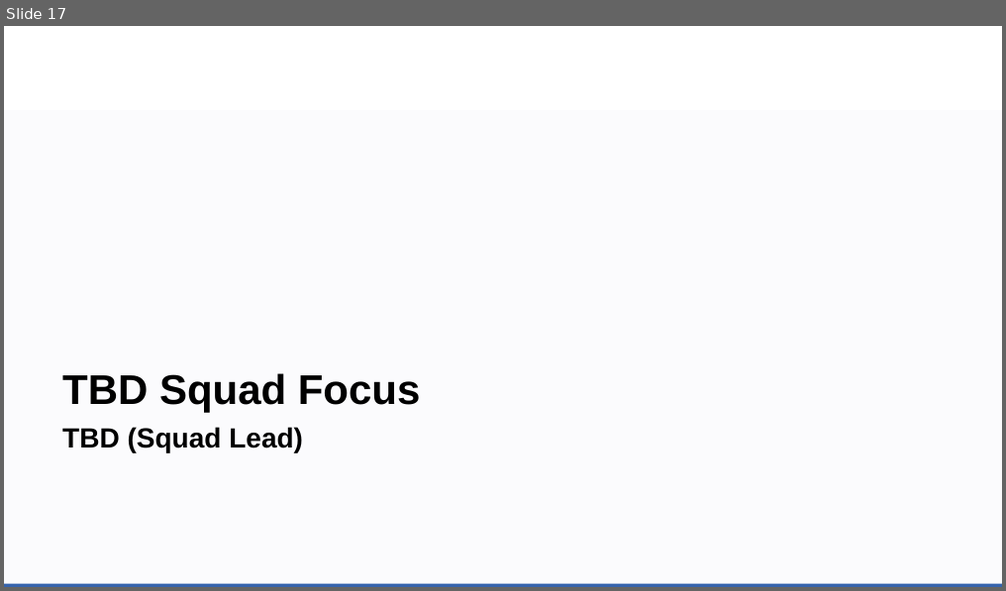
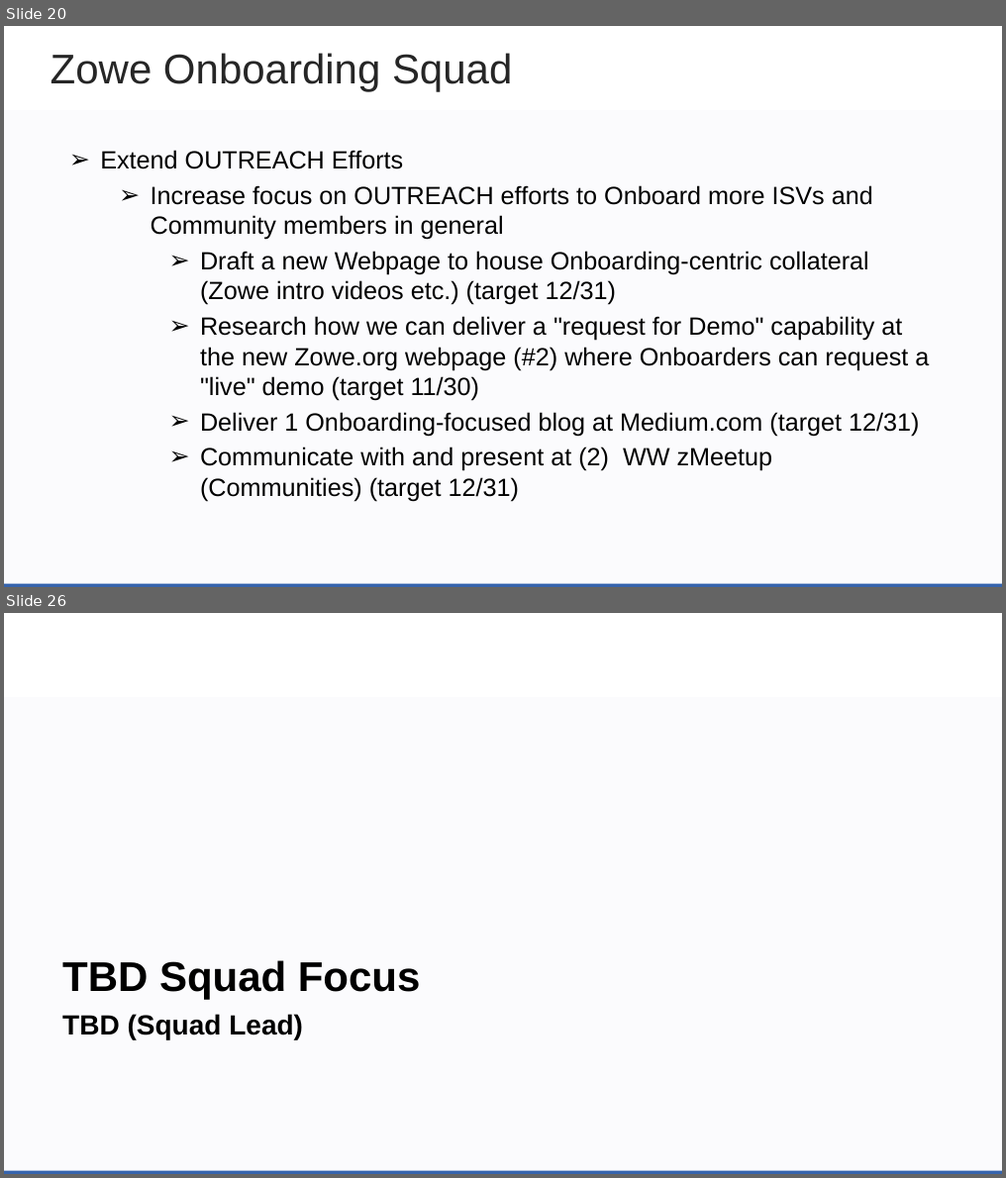
Before and after one commit to zowe/community, a slide deck: Project Management/PI Planning/20PI4 Planning/Zowe Community Squad Focus for 20PI4.pptx. Shown one above the other, each under a label of ours: slide 17 before the commit, slides 20 and 26 after it; the slides between them are not shown. The pictures are 1006x591 and 1006x1178 pixels, drawn with LibreOffice and Linux fonts; fonts in the diff are those of the drawing; background and template pictures are left out. Boxes give left, top, right and bottom in pixels: in the first picture for what was removed or moved away, otherwise in the second. Text is boxed around its words. In the diff, an @@ line names an element or a change of style, - is before the commit and + after.

Commit message:
address merge conflicts and make all text Arial 20 (when possible

```diff
--- a/Project Management/PI Planning/20PI4 Planning/Zowe Community Squad Focus for 20PI4.pptx
+++ b/Project Management/PI Planning/20PI4 Planning/Zowe Community Squad Focus for 20PI4.pptx
@@ slide 20 added at box(4, 26, 1002, 587), background #FFFFFF; not listed: 2 template elements that a slide beside it also shows @@
@@ text added at box(51, 53, 512, 92), 30 pt, text #262626 @@
+Zowe Onboarding Squad
@@ text added at box(100, 150, 929, 501), 18 pt, text #000000 @@
+➢ Extend OUTREACH Efforts
+  ➢ Increase focus on OUTREACH efforts to Onboard more ISVs and Community members in general
+    ➢ Draft a new Webpage to house Onboarding-centric collateral (Zowe intro videos etc.) (target 12/31)
+    ➢ Research how we can deliver a "request for Demo" capability at the new Zowe.org webpage (#2) where Onboarders can request a "live" demo (target 11/30)
+    ➢ Deliver 1 Onboarding-focused blog at Medium.com (target 12/31)
+    ➢ Communicate with and present at (2) WW zMeetup (Communities) (target 12/31)
@@ what was slide 17 is now slide 26 @@
```
Also in this commit, not shown: 14 slides changed, 8 other slides added.
